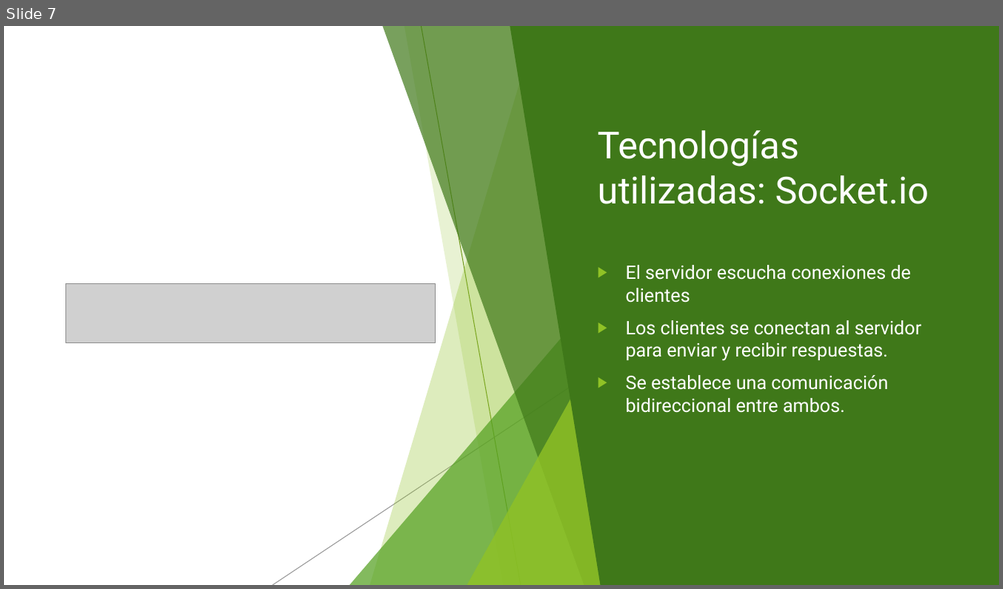
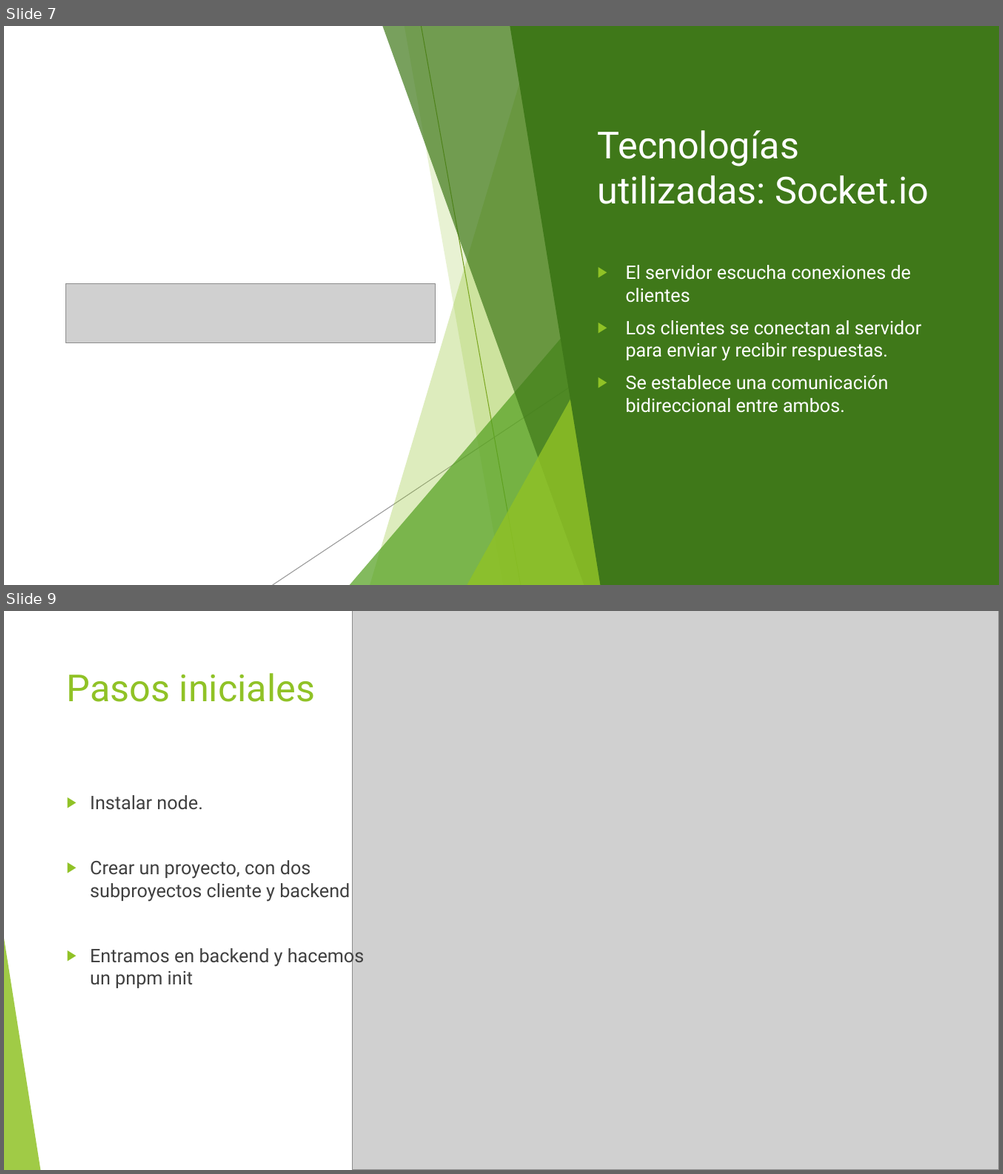
Before and after one commit to Lecre12/Comunicaciones, a slide deck: Documentacion/Instalación y configuración de servicios de mensajería instantánea.pptx. Shown one above the other, each under a label of ours: slide 7 before the commit, slides 7 and 9 after it; the slides between them are not shown. The pictures are 1003x589 and 1003x1174 pixels, drawn with LibreOffice and Linux fonts; fonts in the diff are those of the drawing; grey boxes stand for pictures. Boxes give left, top, right and bottom in pixels: in the first picture for what was removed or moved away, otherwise in the second. Text is boxed around its words. In the diff, an @@ line names an element or a change of style, - is before the commit and + after.

```diff
--- a/Documentacion/Instalación y configuración de servicios de mensajería instantánea.pptx
+++ b/Documentacion/Instalación y configuración de servicios de mensajería instantánea.pptx
@@ slide 9 added at <box>4,611,999,1170</box>, background #FFFFFF; not listed: 10 template elements that a slide beside it also shows @@
@@ picture added at <box>353,611,999,1170</box> @@
@@ text added at <box>67,673,315,702</box>, 36 pt, text #90C226 @@
+Pasos iniciales
@@ text added at <box>90,795,364,988</box>, 18 pt, text #404040 @@
+▶ Instalar node.
+▶ Crear un proyecto, con dos subproyectos cliente y backend
+▶ Entramos en backend y hacemos un pnpm init
```
Also in this commit, not shown: 3 other slides added.
